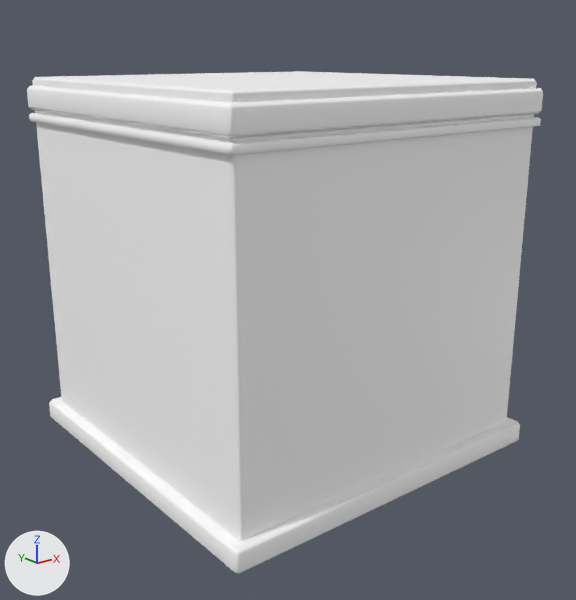
Two versions of the FBX model StealthGame/Assets/Meshes/flat.fbx, one commit apart.
Before and after are seen from a camera (50 mm lens) standing at (-3.47, -9.13, 4.49) and looking at (2.03, -2.25, 1.74). Lighting does not change. The marker at lower left points along +X, +Y and +Z. Where no turn or scale is listed for an object, it has been applied to the vertices.

In view in the first picture: 'flat'.
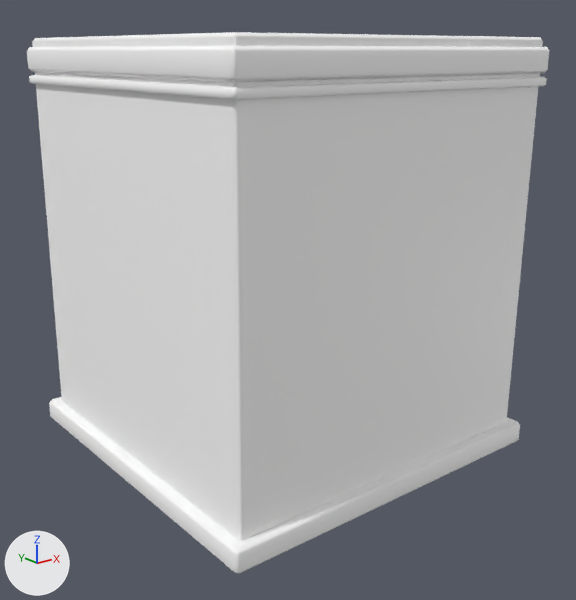
Location of each change, (x1, y1, x2, y2) in pixels of the pictures (576 x 600 px; the box of a moved part takes in the faces that stretch with it):
'flat', reshaped (8% taller): before (27, 71, 543, 574); after (27, 32, 549, 574)
part 1 of me_mesh, moved or reshaped: before (29, 113, 541, 156); after (29, 75, 547, 100)
part 2 of me_mesh, moved or reshaped: before (27, 85, 543, 138); after (27, 45, 549, 82)
part 3 of me_mesh, moved or reshaped: before (32, 71, 537, 432); after (32, 32, 543, 432)

Diff of the bpy script that builds the scene:
```diff
--- a/StealthGame/Assets/Meshes/flat.fbx.py
+++ b/StealthGame/Assets/Meshes/flat.fbx.py
@@ me_mesh @@
 me_mesh.from_pydata(...)  # 96 vertices, 104 faces; spans x -0.04..4.12, y -4.11..0.04, z 0.0..4.2
 # used by ob_flat; location = (0.0, 0.0, 0.0)
+# me_mesh part 1: the loose piece of 24 vertices spanning x 0.03..4.05, y -4.05..-0.03, z 3.71..3.81 is moved by (0.04, 0.0, 0.41)
+# me_mesh part 2: the loose piece of 24 vertices spanning x 0.03..4.05, y -4.05..-0.03, z 3.84..4.11 is moved by (0.04, 0.0, 0.41)
+# me_mesh part 3: all 12 vertices in x 0.08..3.99, y -4.0..-0.09, z 4.16..4.2 are moved by (0.04, 0.0, 0.41)
 me_mesh.materials.append(mat_lambert19)
```
